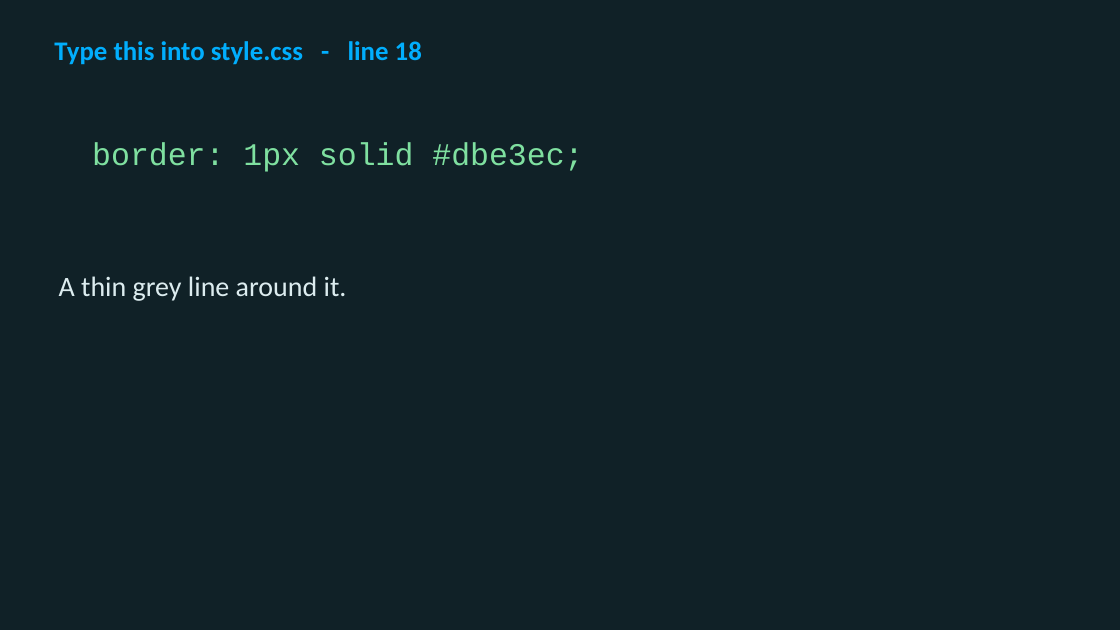
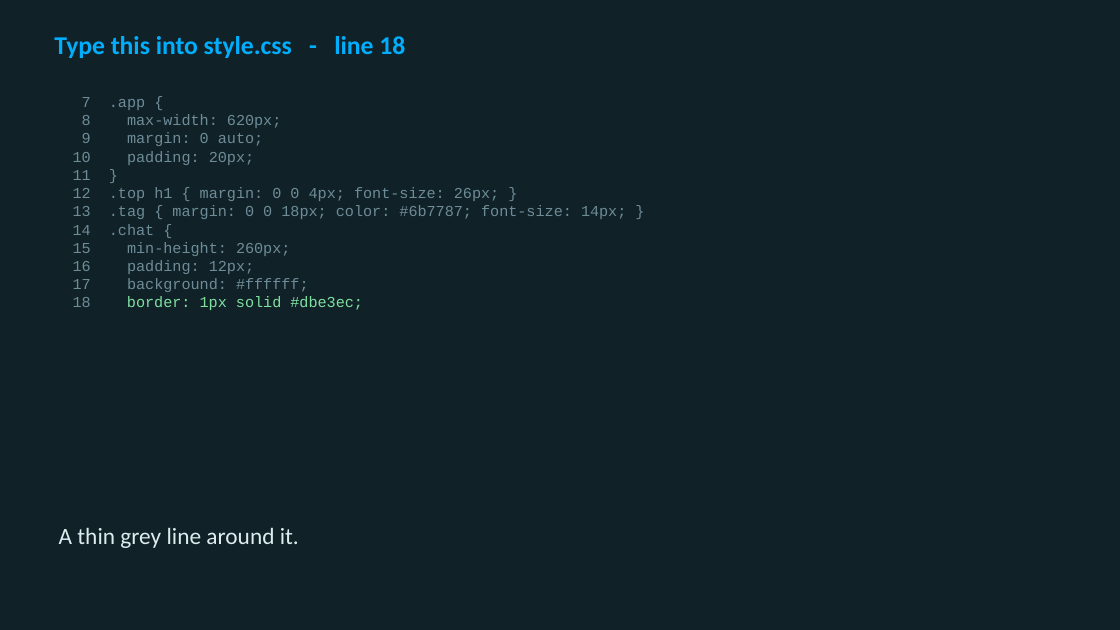
Before and after one commit to utgapps/utgapps.github.io, a slide deck: slide 57 of ai101/slides/week-01.pptx (slide 54 before the commit). Drawn at 1120x630 pixels with LibreOffice and Linux fonts; fonts in the diff are those of the drawing. Boxes give left, top, right and bottom in pixels: in the first picture for what was removed or moved away, otherwise in the second. Text is boxed around its words. In the diff, an @@ line names an element or a change of style, - is before the commit and + after.

```diff
--- a/ai101/slides/week-01.pptx
+++ b/ai101/slides/week-01.pptx
@@ text "Type this into style.css - ..." at (x1=54, y1=36, x2=405, y2=58): size 23 to 22 pt @@
@@ text added at (x1=82, y1=97, x2=626, y2=310), 13 pt, text #6D8C97 @@
+7 .app {
+8 max-width: 620px;
+9 margin: 0 auto;
+10 padding: 20px;
+11 }
+12 .top h1 { margin: 0 0 4px; font-size: 26px; }
+13 .tag { margin: 0 0 18px; color: #6b7787; font-size: 14px; }
+14 .chat {
+15 min-height: 260px;
+16 padding: 12px;
+17 background: #ffffff;
+18 border: 1px solid #dbe3ec;
@@ text removed at (x1=92, y1=143, x2=583, y2=172) @@
-border: 1px solid #dbe3ec;
@@ text "A thin grey line around ..." moved from (x1=59, y1=276, x2=347, y2=301) to (x1=59, y1=527, x2=299, y2=548) @@
@@ text "A thin grey line around ..." at (x1=59, y1=527, x2=299, y2=548): size 24 to 20 pt @@
```
Also in this commit, not shown: 52 other slides changed, 9 slides added, 3 slides removed, 30 other files.
